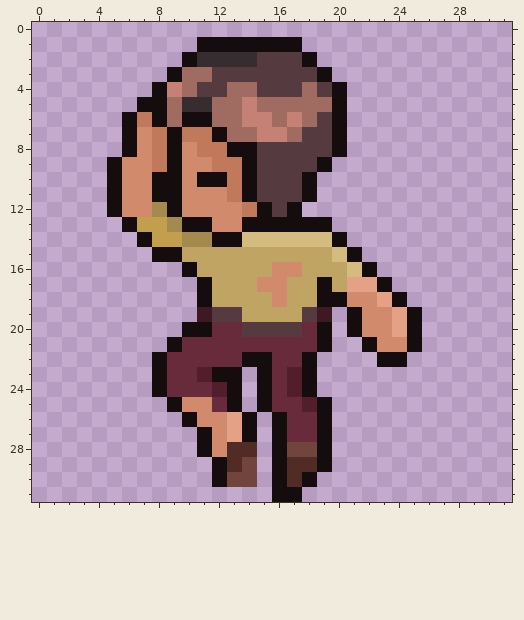
A pixel-art sprite gets an edit: Pixel Game/Assets/Sprites/Character Sprites/New Character sprites/Unconsious Player.png. That is the earlier state.
The file is 32x32 pixels.
Now the later version:
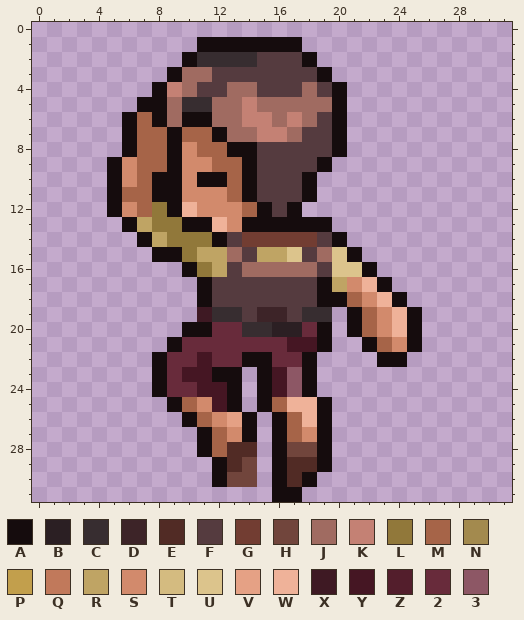
Palette (. is transparent): A #150c0d  B #2b1f23  C #372d30  D #3d2428  E #512b25  F #553b3f  G #723d32  H #71453c  J #a06b61  K #c48174  L #91783a  M #a66448  N #a38a4e  P #c29f4c  Q #c1795b  R #bfa464  S #d28a6c  T #d4bb80  U #dcc48c  V #e5a185  W #efb299  X #3e1923  Y #451623  Z #531e2c  2 #682b3b  3 #8d5765
The exact change:
@@ x 0..31 @@
  5 .......AAJCCJJKJJJJJA...........
- 6 ......AQAJAAJJKKJKJFA...........
- 7 ......ASQAQQAJJKKJFFA...........
- 8 ......ASQASQQAAFFFFFA...........
- 9 .....ASSQASSQQAFFFFA............
-10 .....ASSAASAAQAFFFA.............
-11 .....ASSAASSSQAFFFA.............
-12 .....ASSNASSSSQAFA..............
-13 ......APPNAASSAAAAAA............
-14 .......APPNNAATTTTTTA...........
-15 ........AARRRRRRRRRRTA..........
-16 ..........ARRRRRSSRRRTA.........
-17 ...........ARRRSSRRARVVA........
-18 ...........ARRRRSRRAASSVA.......
-19 ...........XFFRRRRFX.ASSVA......
-20 ..........AA22FFFF2A.ASSVA......
-21 .........A222222222A..ASSA......
-22 ........A22222AA22A....AA.......
-23 ........A22ZAA.A2ZA.............
-24 ........A222ZA.A2ZA.............
-25 .........ASS2A.A22ZA............
-26 ..........ASSVA.A22A............
-27 ...........ASVA.A22A............
-28 ...........ASEE.AHHA............
+ 6 ......AMAJAAJJKKJKJFA...........
+ 7 ......AMMAMMAJJKKJFFA...........
+ 8 ......AMMASMMAAFFFFFA...........
+ 9 .....ASMMASSMMAFFFFA............
+10 .....ASMAASAAMAFFFA.............
+11 .....AMMAASSSMAFFFA.............
+12 .....ASMLAWSSSMAFA..............
+13 ......ARLLAAWSAAAAAA............
+14 .......ARLLLAFGGGGGFA...........
+15 ........AALRRJFRRUFJUA..........
+16 ..........ALRFJJJJJFUUA.........
+17 ...........AFFFFFFFARSWA........
+18 ...........AFFFFFFFAAMSWA.......
+19 ...........XCCFDDFCC.AMSWA......
+20 ..........AA22CCBB2A.AMSWA......
+21 .........A2222222YYA..AMSA......
+22 ........A22Y22AA22A....AA.......
+23 ........A2YYAA.AY3A.............
+24 ........A22YYA.AY3A.............
+25 .........AMSYA.AMWWA............
+26 ..........AMSVA.AMWA............
+27 ...........AMSA.AMSA............
+28 ...........AMEE.AHHA............
 29 ............AEH.AEEA............
